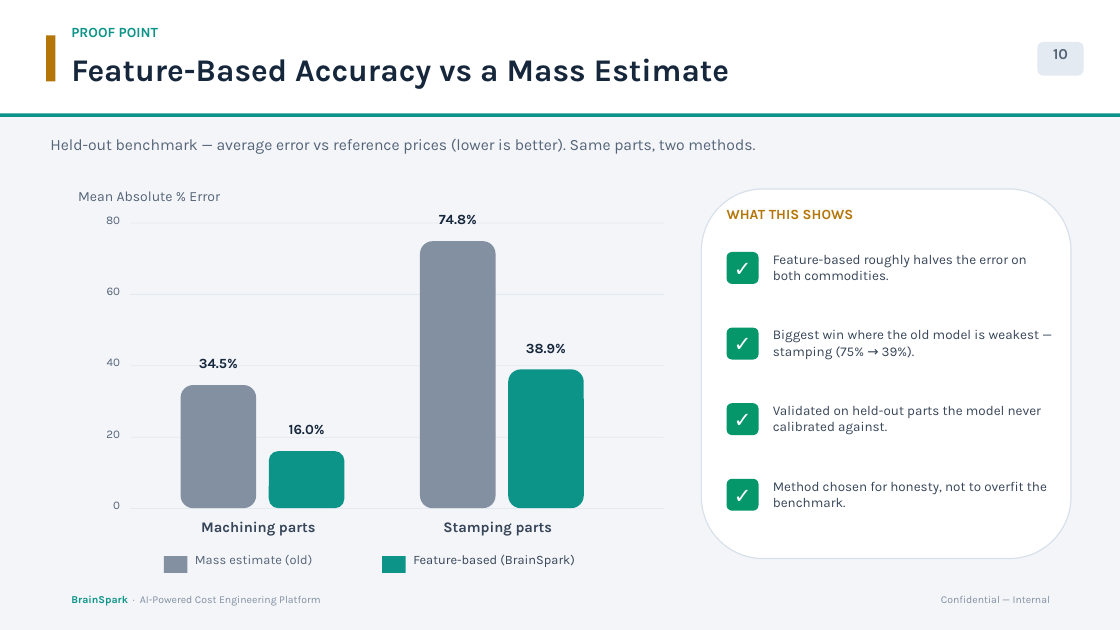
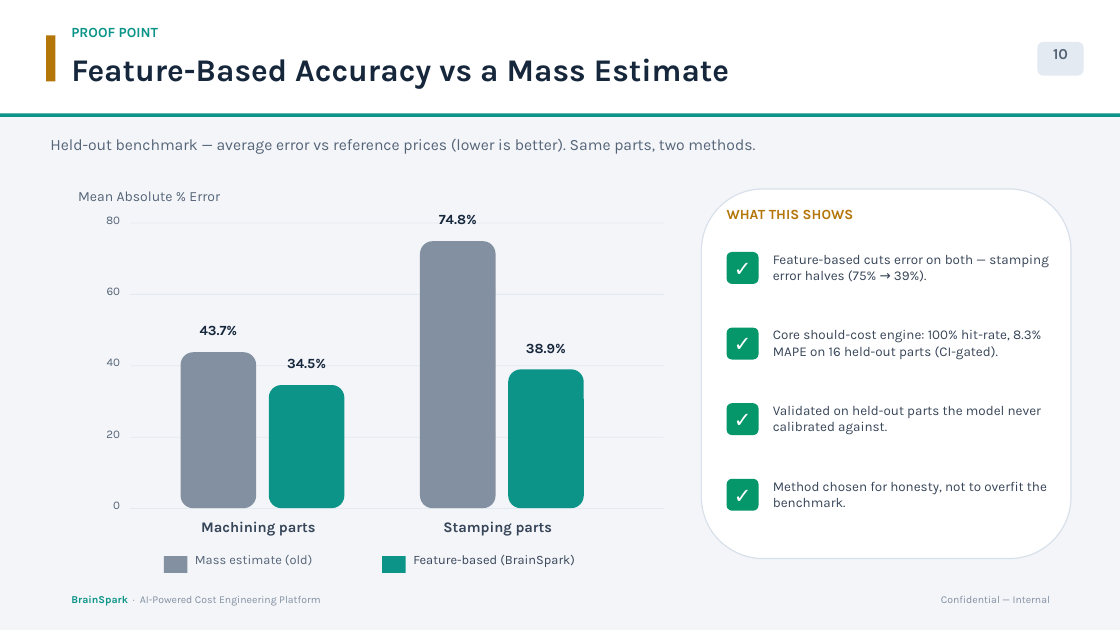
Before and after one commit to bhosaleavinash546/leamington-marathi, a slide deck: slide 10 of BrainSpark_Director_Presentation.pptx. Drawn at 1120x630 pixels with LibreOffice and Linux fonts; fonts in the diff are those of the drawing. Boxes give left, top, right and bottom in pixels: in the first picture for what was removed or moved away, otherwise in the second. Text is boxed around its words. In the diff, an @@ line names an element or a change of style, - is before the commit and + after.

```diff
--- a/BrainSpark_Director_Presentation.pptx
+++ b/BrainSpark_Director_Presentation.pptx
@@ text at (773,255,1049,282): text changed @@
-Feature-based roughly halves the error on both commodities.
+Feature-based cuts error on both — stamping error halves (75% → 39%).
@@ text added at (200,325,238,335), 12 pt, text #16273C, bold @@
+43.7%
@@ rounded rectangle: place and size @@
-rounded rectangle at (181,385,256,508)
+rounded rectangle at (181,352,256,508)
@@ text "34.5%": place and size @@
-text "34.5%" at (199,358,238,368)
+text "34.5%" at (287,358,326,368)
@@ text at (773,330,1041,360): text changed @@
-Biggest win where the old model is weakest — stamping (75% → 39%).
+Core should-cost engine: 100% hit-rate, 8.3% MAPE on 16 held-out parts (CI-gated).
@@ rounded rectangle: place and size @@
-rounded rectangle at (269,451,344,508)
+rounded rectangle at (269,385,344,508)
@@ text removed at (289,424,325,434) @@
-16.0%
```
Also in this commit, not shown: 4 other slides changed, 1 other file.
